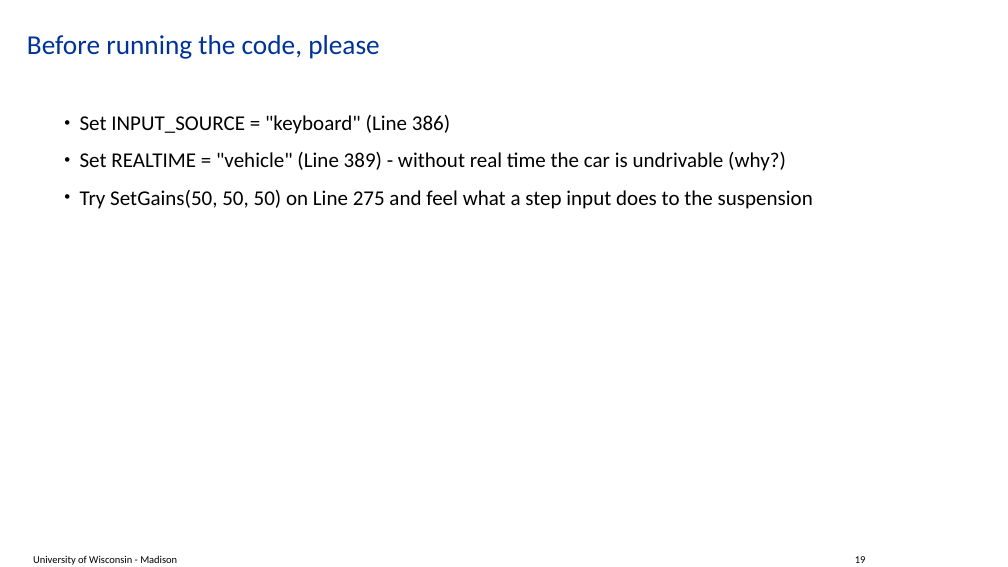
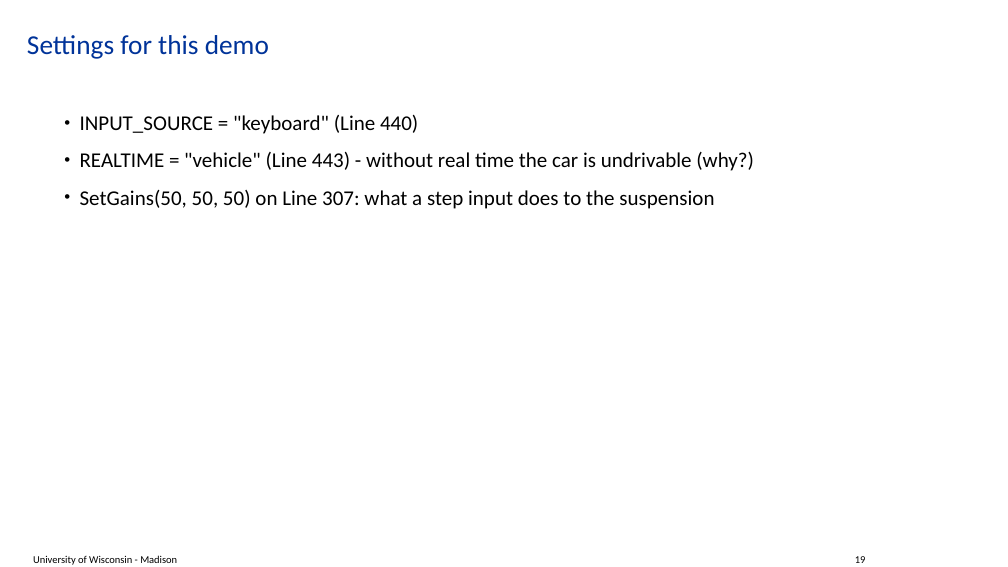
Before and after one commit to ksha23/chrono-hil-tutorial, a slide deck: slide 19 of tutorial_HIL_driver.pptx. Drawn at 1008x567 pixels with LibreOffice and Linux fonts; fonts in the diff are those of the drawing; background and template pictures are left out. Boxes give left, top, right and bottom in pixels: in the first picture for what was removed or moved away, otherwise in the second. Text is boxed around its words. In the diff, an @@ line names an element or a change of style, - is before the commit and + after.

```diff
--- a/tutorial_HIL_driver.pptx
+++ b/tutorial_HIL_driver.pptx
@@ title at box(27, 35, 269, 59): text changed @@
-Before running the code, please
+Settings for this demo
@@ text at box(80, 115, 754, 209): text changed @@
-• Set INPUT_SOURCE = "keyboard" (Line 386)
-• Set REALTIME = "vehicle" (Line 389) - without real time the car is undrivable (why?)
-• Try SetGains(50, 50, 50) on Line 275 and feel what a step input does to the suspension
+• INPUT_SOURCE = "keyboard" (Line 440)
+• REALTIME = "vehicle" (Line 443) - without real time the car is undrivable (why?)
+• SetGains(50, 50, 50) on Line 307: what a step input does to the suspension
```
Also in this commit, not shown: 13 other slides changed, 3 other files.
